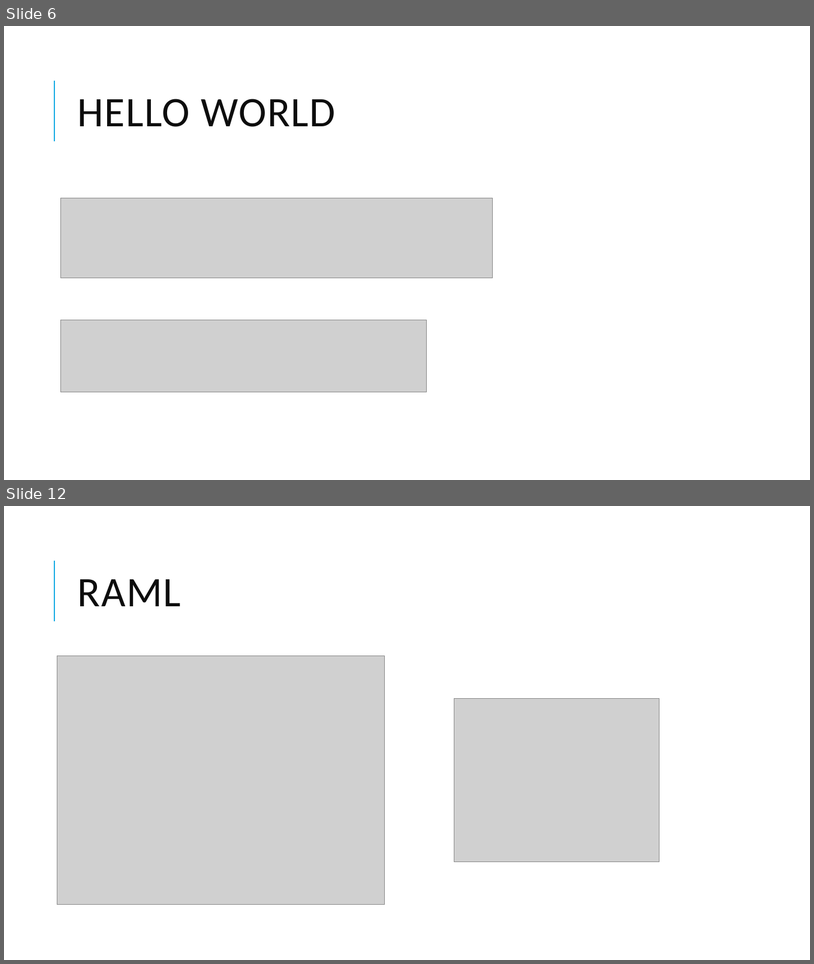
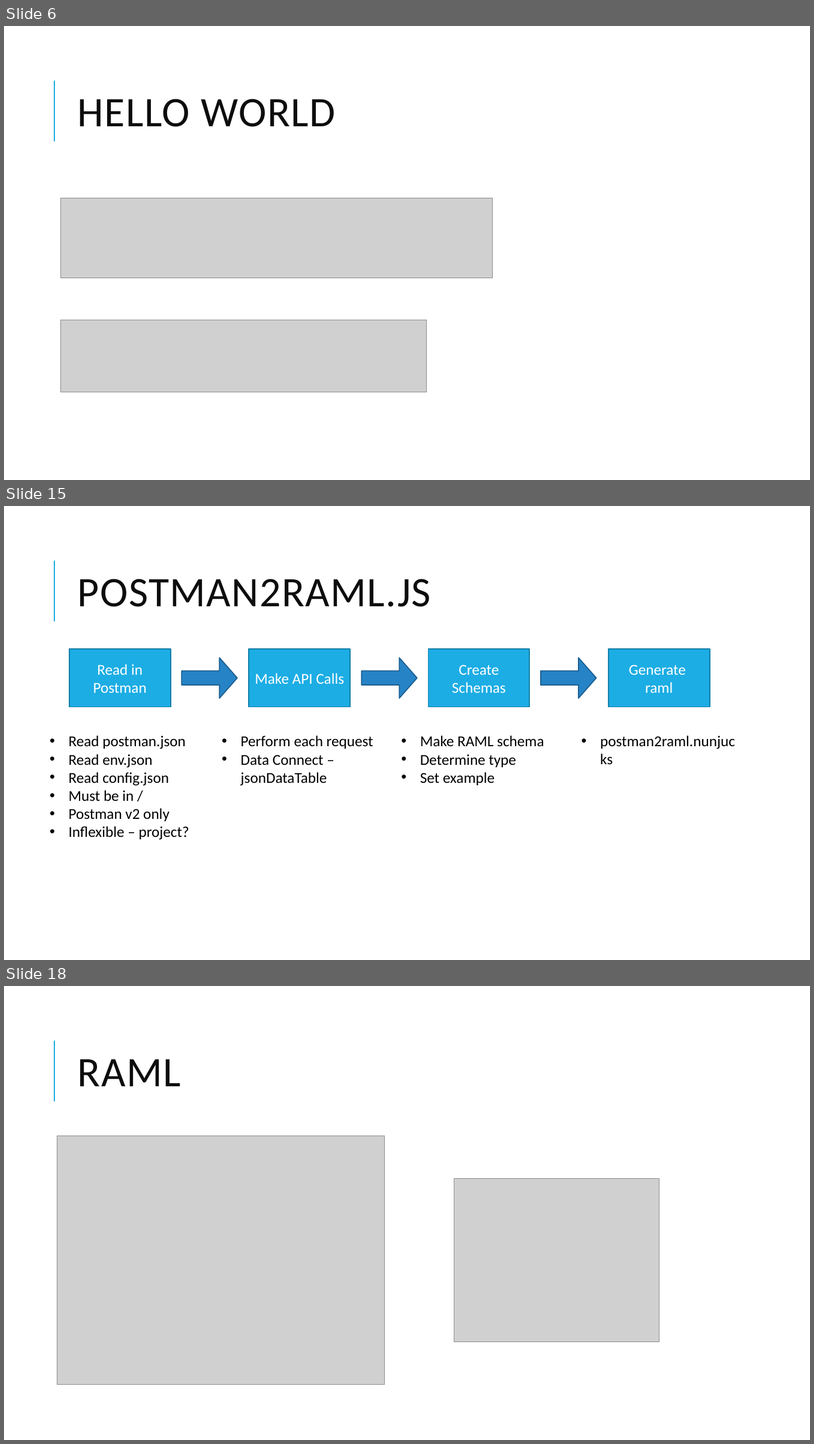
Before and after one commit to thm-design/node-tutorial, a slide deck: Learn Node.pptx. Shown one above the other, each under a label of ours: slides 6 and 12 before the commit, slides 6, 15 and 18 after it; the slides between them are not shown. The pictures are 814x964 and 814x1444 pixels, drawn with LibreOffice and Linux fonts; fonts in the diff are those of the drawing; grey boxes stand for pictures. Boxes give left, top, right and bottom in pixels: in the first picture for what was removed or moved away, otherwise in the second. Text is boxed around its words. In the diff, an @@ line names an element or a change of style, - is before the commit and + after.

Commit message:
Examples

```diff
--- a/Learn Node.pptx
+++ b/Learn Node.pptx
@@ slide 15 added at box(4, 506, 810, 960), background #FFFFFF; not listed: 1 template element that a slide beside it also shows @@
@@ title added at box(78, 579, 431, 607), 50 pt, text #0D0D0D @@
+POSTMAN2RAML.JS
@@ rectangle added at box(69, 649, 171, 707), fill #1CADE4, outline #1580A9 1.25 pt, 18 pt, text #FFFFFF @@
+Read in Postman
@@ rectangle added at box(249, 649, 351, 707), fill #1CADE4, outline #1580A9 1.25 pt, 18 pt, text #FFFFFF @@
+Make API Calls
@@ rectangle added at box(429, 649, 530, 707), fill #1CADE4, outline #1580A9 1.25 pt, 18 pt, text #FFFFFF @@
+Create Schemas
@@ rectangle added at box(609, 649, 711, 707), fill #1CADE4, outline #1580A9 1.25 pt, 18 pt, text #FFFFFF @@
+Generate
+raml
@@ right arrow added at box(182, 658, 237, 699), fill #2683C6, outline #1C6192 1.25 pt @@
@@ right arrow added at box(362, 658, 417, 699), fill #2683C6, outline #1C6192 1.25 pt @@
@@ right arrow added at box(541, 658, 597, 699), fill #2683C6, outline #1C6192 1.25 pt @@
@@ text added at box(69, 735, 189, 840), 18 pt, text #000000 @@
+• Read postman.json
+• Read env.json
+• Read config.json
+• Must be in /
+• Postman v2 only
+• Inflexible – project?
@@ text added at box(241, 735, 374, 786), 18 pt, text #000000 @@
+• Perform each request
+• Data Connect – jsonDataTable
@@ text added at box(420, 735, 544, 785), 18 pt, text #000000 @@
+• Make RAML schema
+• Determine type
+• Set example
@@ text added at box(600, 735, 735, 749), 18 pt, text #000000 @@
+• postman2raml.nunjucks
@@ what was slide 12 is now slide 18 @@
```
Also in this commit, not shown: 8 slides changed, 26 other slides added, 2 slides removed, 9 other files.
